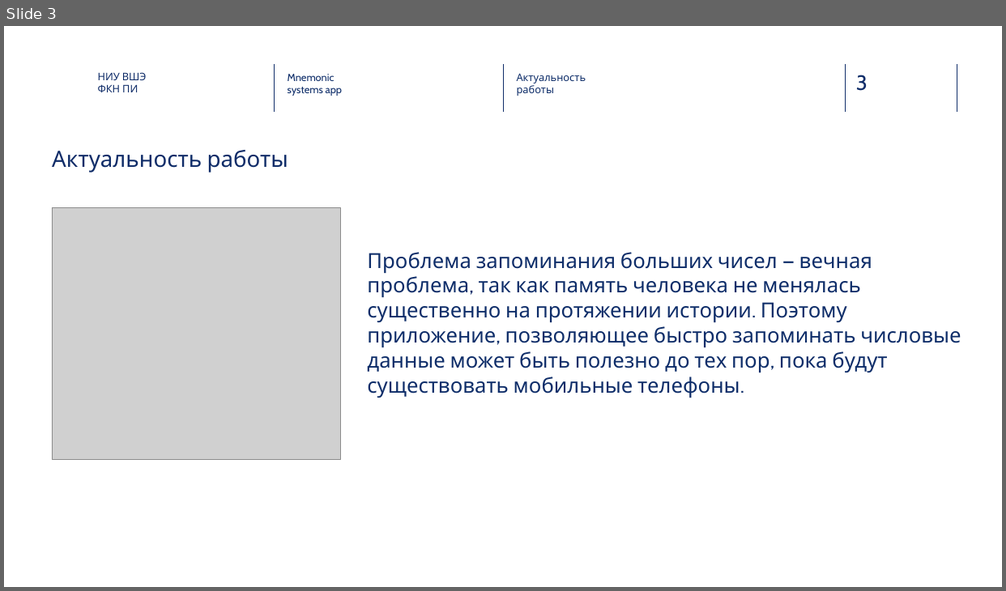
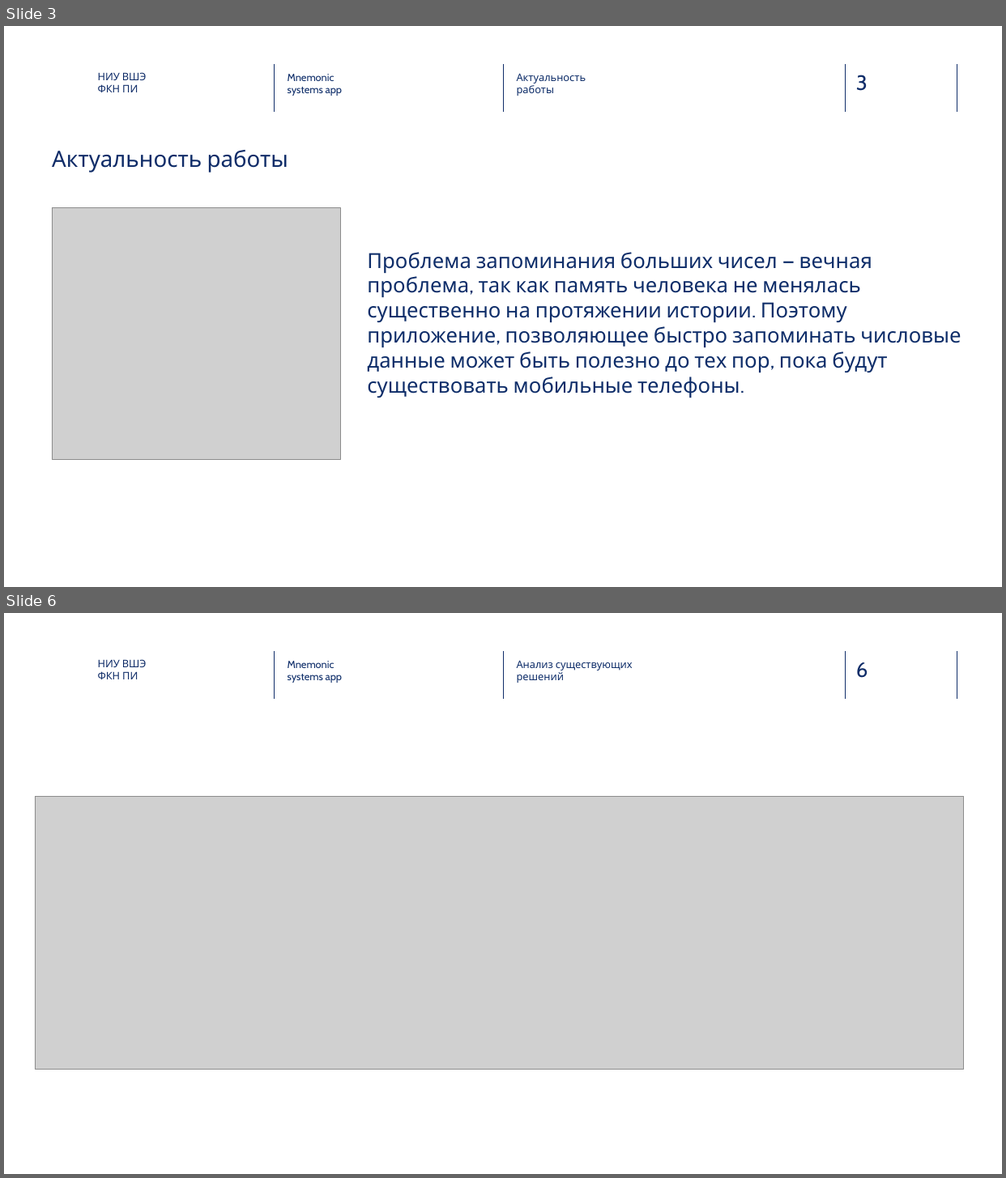
Before and after one commit to NikPeg/mnemonic_systems_app, a slide deck: Итоговые документы/presentation.pptx. Shown one above the other, each under a label of ours: slide 3 before the commit, slides 3 and 6 after it; the slides between them are not shown. The pictures are 1006x591 and 1006x1178 pixels, drawn with LibreOffice and Linux fonts; fonts in the diff are those of the drawing; grey boxes stand for pictures; background and template pictures are left out. Boxes give left, top, right and bottom in pixels: in the first picture for what was removed or moved away, otherwise in the second. Text is boxed around its words. In the diff, an @@ line names an element or a change of style, - is before the commit and + after.

```diff
--- a/Итоговые документы/presentation.pptx
+++ b/Итоговые документы/presentation.pptx
@@ slide 6 added at box(4, 613, 1002, 1174), background picture (left out); not listed: 5 template elements that a slide beside it also shows @@
@@ text added at box(98, 659, 147, 679), 10 pt, text #0F2C68 @@
+НИУ ВШЭ
+ФКН ПИ
@@ text added at box(288, 661, 342, 683), 10 pt, text #0E2D69 @@
+Mnemonic
+systems app
@@ text added at box(517, 660, 633, 683), 10 pt, text #0E2D69 @@
+Анализ существующих
+решений
@@ picture added at box(36, 796, 965, 1070) @@
```
Also in this commit, not shown: 2 slides changed.
